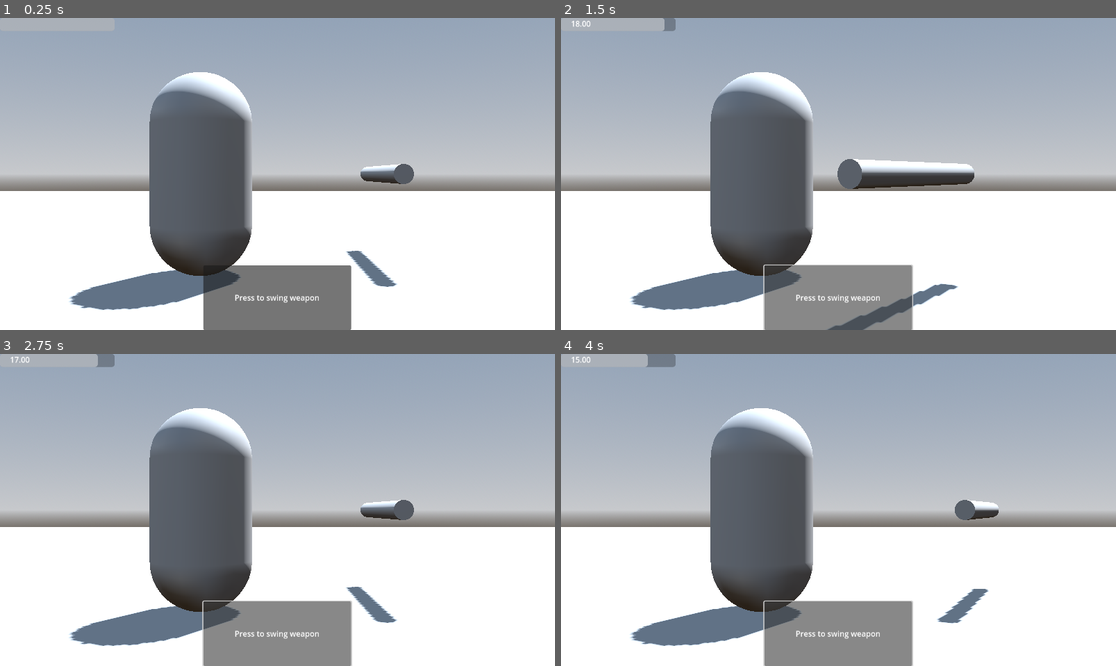
Above: before the commit, frames 1-4 (two rows, left to right).
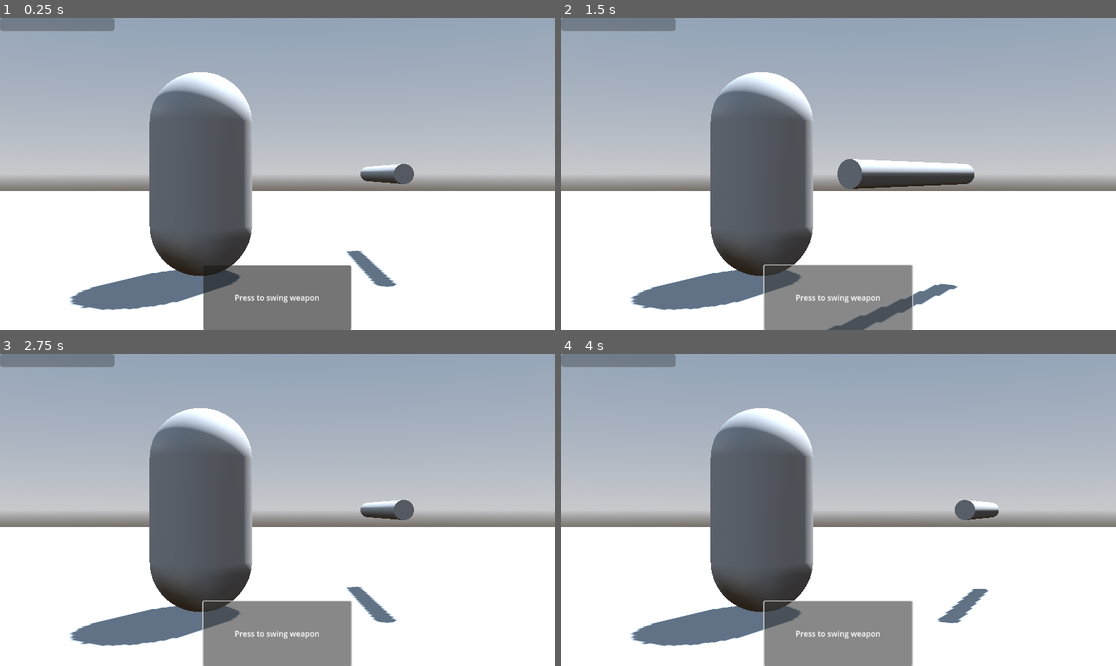
Above: after the commit, the same moments.

Repository: Electroshockist/Health
Game: Godot game, scene res://Demo/Demo.tscn
Same seed, same stepped clock (60 frames per second), same inputs: the game is played once before the commit and once after it.
Inputs:
- Up to frame 1 (0.25 s): no input
- Up to frame 2 (1.5 s): click "Press to swing weapon" at 0.5 s; click "Press to swing weapon" at 1.25 s
- Up to frame 3 (2.75 s): click "Press to swing weapon" at 2 s
- Up to frame 4 (4 s): tap Enter at 2.75, 3.5 s

The runs differ from the first frame. In frame 1, 0.9% of the frame differs, in the area x 0-21%, y 0-5%; in frame 2, 0.8%; in frame 3, 0.7%; in frame 4, 0.7%.
Error after the commit: Trying to assign value of type 'demo.gd' to a variable of type 'HealthboxManager.gd'. (res://Scripts/Health)

Commit message:
Updated health ui
Steamlined scene as node

Diff:
--- a/Demo/billboard_health.tscn
+++ b/Demo/BillboardHealth.tscn
@@ -1,7 +1,8 @@
-[gd_scene load_steps=4 format=3 uid="uid://4r67u7ll77nr"]
+[gd_scene load_steps=5 format=3 uid="uid://4r67u7ll77nr"]
 
-[ext_resource type="Script" path="res://Scripts/UI/HealthHud.gd" id="1_llkhm"]
-[ext_resource type="Script" path="res://Scripts/UI/HealthProgressBar.gd" id="2_j1rai"]
+[ext_resource type="Script" path="res://Project/Health/Scripts/UI/HealthHud.gd" id="1_llkhm"]
+[ext_resource type="Script" path="res://Project/Health/Scripts/UI/HealthProgressBar.gd" id="2_j1rai"]
+[ext_resource type="Script" path="res://Project/Health/Scripts/UI/HealthLabel.gd" id="3_nc0x6"]
 
 [sub_resource type="ViewportTexture" id="ViewportTexture_kmoo1"]
 viewport_path = NodePath("SubViewport")
@@ -33,3 +34,9 @@
 grow_vertical = 2
 show_percentage = false
 script = ExtResource("2_j1rai")
+
+[node name="Label" type="Label" parent="SubViewport/ProgressBar"]
+layout_mode = 0
+offset_right = 40.0
+offset_bottom = 23.0
+script = ExtResource("3_nc0x6")
--- a/Demo/Health HUD.tscn
+++ b/Demo/Health HUD.tscn
@@ -1,8 +1,8 @@
 [gd_scene load_steps=4 format=3 uid="uid://ctfbt3o2fjqhg"]
 
-[ext_resource type="Script" path="res://Scripts/UI/HealthHud.gd" id="1_m1st1"]
-[ext_resource type="Script" path="res://Scripts/UI/HealthProgressBar.gd" id="2_ar0jp"]
-[ext_resource type="Script" path="res://Demo/HealthLabel.gd" id="3_g6oxg"]
+[ext_resource type="Script" path="res://Project/Health/Scripts/UI/HealthHud.gd" id="1_m1st1"]
+[ext_resource type="Script" path="res://Project/Health/Scripts/UI/HealthProgressBar.gd" id="2_ar0jp"]
+[ext_resource type="Script" path="res://Project/Health/Scripts/UI/HealthLabel.gd" id="3_g6oxg"]
 
 [node name="HealthUI" type="Control"]
 layout_mode = 3
--- a/Scripts/Health Modification/Hurtbox.gd
+++ b/Scripts/Health Modification/Hurtbox.gd
@@ -2,7 +2,7 @@
 class_name Hurtbox
 extends Area3D
 
-@export var healthbox_manager:HealthboxManager
+@onready var healthbox_manager:HealthboxManager = owner
 
 @export var val := -1.0:
 	get: return val
@@ -10,6 +10,7 @@
 func _ready() -> void:
 	add_to_group(healthbox_manager.team)
 	area_entered.connect(_on_area_entered)
+	monitorable = false
 
 func _on_area_entered(node:Node3D):
 	if node is Hitbox and not node.is_in_group(healthbox_manager.team):
--- a/Demo/HealthLabel.gd
+++ b/Scripts/UI/HealthLabel.gd
@@ -1,10 +1,11 @@
 extends Label
 
-@onready var _health: Health = $"../..".health
+@onready var _health: Health = owner.health
 
 # Called when the node enters the scene tree for the first time.
 func _ready() -> void:
 	_health.value_changed.connect(_on_health_value_changed)
+	updateUI(_health.current_health)
 
 func _on_health_value_changed(current_value: float) -> void:
 	updateUI(current_value)
